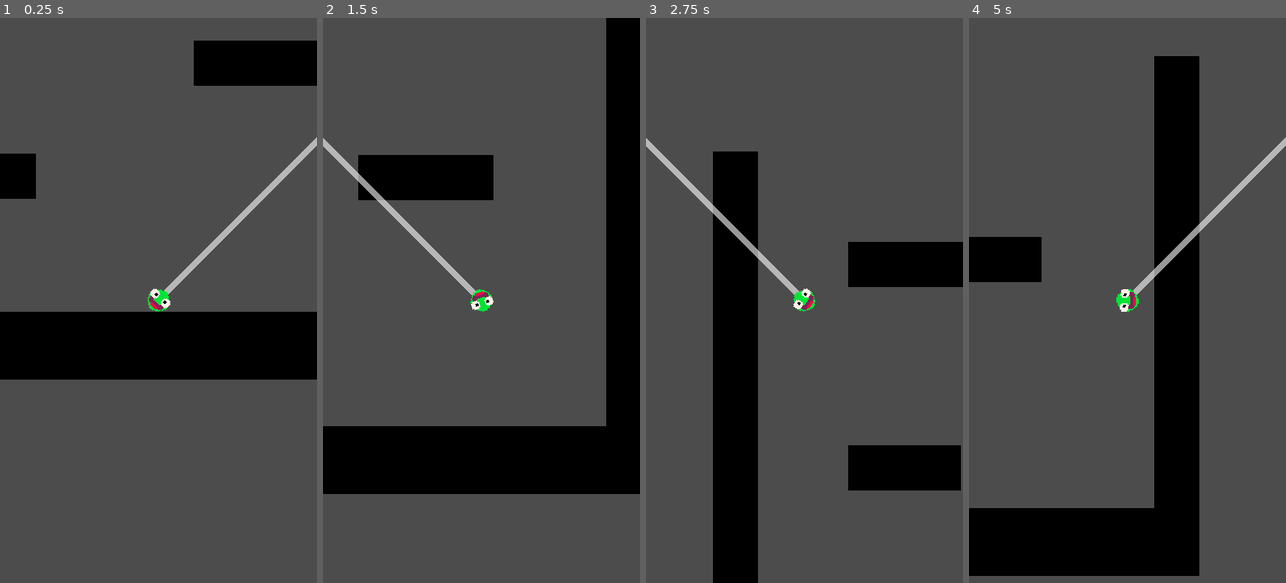
Above: before the commit, frames 1-4 (left to right).
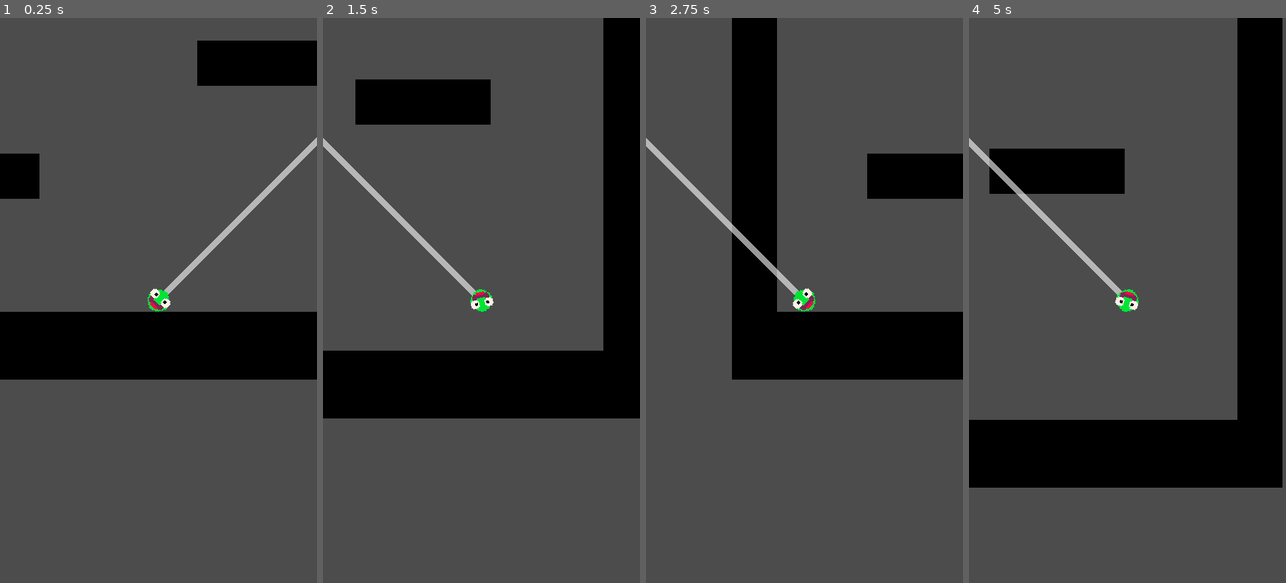
Above: after the commit, the same moments.

Repository: NEW-CYLANDIA/7drl2023
Game: Godot game, scene res://GameScene.tscn
Same seed, same stepped clock (60 frames per second), same inputs: the game is played once before the commit and once after it.
Inputs:
- Up to frame 1 (0.25 s): no input
- Up to frame 2 (1.5 s): tap Space (action) at 0.6, 1.35 s
- Up to frame 3 (2.75 s): tap Space (action) at 2.1 s
- Up to frame 4 (5 s): tap Space (action) at 2.85, 3.6, 4.35 s

The runs differ from the first frame. In frame 1, 0.2% of the frame differs, in the area x 11-63%, y 4-32%; in frame 2, 30%; in frame 3, 29%; in frame 4, 45%, in the area x 0-100%, y 0-99%.

Commit message:
fixing player movement code

Diff:
--- a/GameScene.tscn
+++ b/GameScene.tscn
@@ -34,8 +34,8 @@
 } ]
 0/z_index = 0
 
-[sub_resource type="CircleShape2D" id=1]
-radius = 8.0
+[sub_resource type="RectangleShape2D" id=4]
+extents = Vector2( 8, 8 )
 
 [node name="Node2D" type="Node2D"]
 
@@ -44,15 +44,6 @@
 cell_size = Vector2( 16, 16 )
 format = 1
 tile_data = PoolIntArray( 262136, 0, 0, 262137, 0, 0, 196629, 0, 0, 196630, 0, 0, 327672, 0, 0, 327673, 0, 0, 262165, 0 …(2966 unchanged characters)…
-
-[node name="TongueGrapplePoint" type="Sprite" parent="."]
-position = Vector2( -346, 88 )
-texture = ExtResource( 2 )
-
-[node name="Tongue" type="Sprite" parent="."]
-position = Vector2( -327, 113 )
-texture = ExtResource( 4 )
-offset = Vector2( 0, -36 )
 
 [node name="Camera2D" type="Camera2D" parent="."]
 position = Vector2( 112, 199 )
@@ -63,16 +54,16 @@
 [node name="Player" type="KinematicBody2D" parent="."]
 position = Vector2( 115, 331 )
 collision_layer = 2
+collision/safe_margin = 0.001
 script = ExtResource( 1 )
 speed = 200.0
-jump_vel = -700.0
 accel = 10.0
 tongue_length = 200.0
 tongue_grapple_point_sprite_path = NodePath("../TongueGrapplePoint")
 tongue_sprite_path = NodePath("../Tongue")
 
 [node name="CollisionShape2D" type="CollisionShape2D" parent="Player"]
-shape = SubResource( 1 )
+shape = SubResource( 4 )
 
 [node name="WallRay" type="RayCast2D" parent="Player"]
 enabled = true
@@ -88,3 +79,12 @@
 
 [node name="TonguePos" type="Node2D" parent="Player/Sprite"]
 position = Vector2( 0, 4 )
+
+[node name="TongueGrapplePoint" type="Sprite" parent="."]
+position = Vector2( -346, 88 )
+texture = ExtResource( 2 )
+
+[node name="Tongue" type="Sprite" parent="."]
+position = Vector2( -327, 113 )
+texture = ExtResource( 4 )
+offset = Vector2( 0, -36 )
--- a/Player.gd
+++ b/Player.gd
@@ -43,15 +43,17 @@
 	tongue_sprite_connect_pos = $Sprite/TonguePos;
 	tongue_sprite.visible = false;
 func _physics_process(delta):
-	if not is_on_floor():
+	if (not is_on_floor()):
 		velocity.y += gravity * delta
+
+	move_and_slide(velocity, Vector2.UP,false, 4, 0.78, false);
 
 	if (state == State.Moving):
 		if Input.is_action_just_pressed("action"):
 			if (is_on_floor()):
 				jump();
-		if Input.is_action_just_pressed("action") && tongue_ray.is_colliding() && not is_on_floor():
-			change_state(State.Swinging)
+			elif tongue_ray.is_colliding():
+				change_state(State.Swinging)
 
 		# Get the input direction and handle the movement/deceleration.
 		target_vel.x = dir * speed;
@@ -59,19 +61,21 @@
 		if ($WallRay.is_colliding()):
 			dir *= -1;
 			velocity.x = dir * speed;
+		if (is_on_ceiling()):
+			velocity.y = 0;
 
 	if (state == State.Swinging):
 		var dir_to_grapple = (tongue_grapple_point - position).normalized();
 		var speed_towards_point = velocity.dot(dir_to_grapple)
 		if (position.distance_to(tongue_grapple_point) > tongue_length):
 			velocity -= speed_towards_point * dir_to_grapple;
-			#position = tongue_grapple_point - dir_to_grapple * tongue_length;
+			position = tongue_grapple_point - dir_to_grapple * tongue_length;
 		if (Input.is_action_just_released("action")):
 			change_state(State.Moving);
 			jump();
 			dir = sign(velocity.x);
 
-	move_and_slide(velocity, Vector2.UP,false, 4, 0.78, false);
+
 	update_tongue_visuals();
 	$Sprite.rotate(dir * spin_speed);
 	if (rotate_state == RotateState.Spinning):
@@ -81,9 +85,10 @@
 
 	tongue_sprite.position = tongue_sprite_connect_pos.global_position;
 
+
+
 func jump():
-	velocity.y += jump_vel;
-	print("triggering");
+	velocity.y = jump_vel;
 
 func grab_grapple_point():
 	tongue_ray.collide_with_bodies
